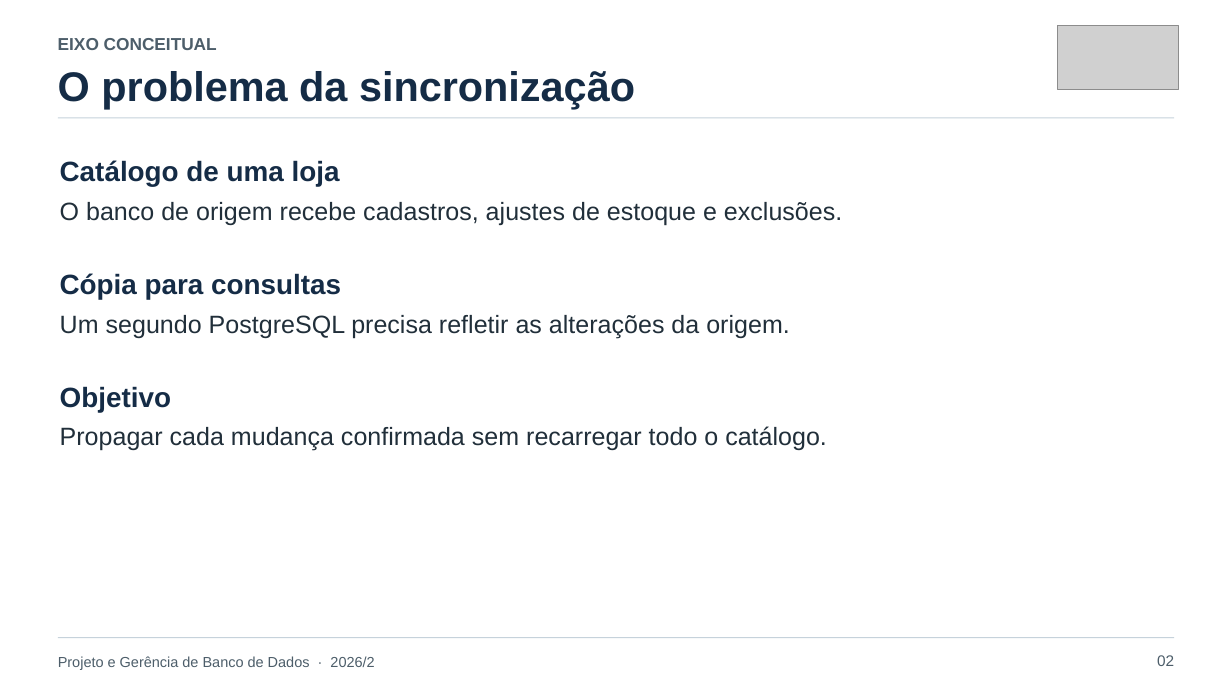
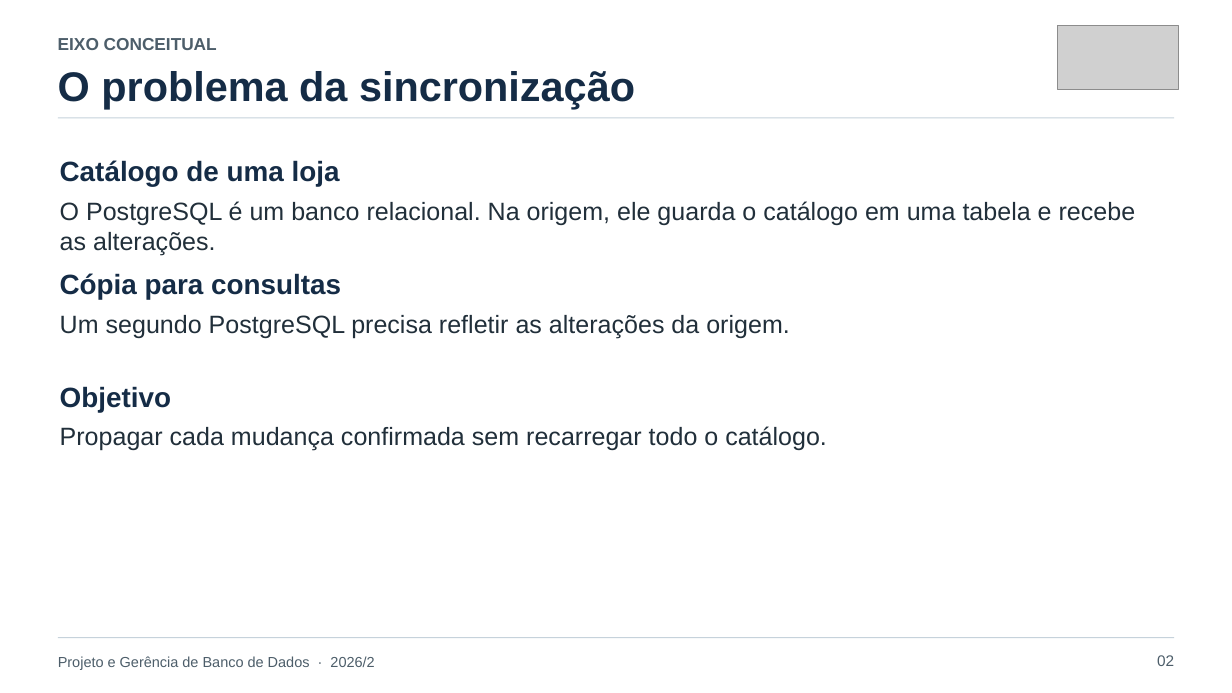
Before and after one commit to lucassbertol/debezium-pgbd, a slide deck: slide 2 of apresentacao/CDC-com-Debezium-e-PostgreSQL.pptx. Drawn at 1232x693 pixels with LibreOffice and Linux fonts; fonts in the diff are those of the drawing; grey boxes stand for pictures. Boxes give left, top, right and bottom in pixels: in the first picture for what was removed or moved away, otherwise in the second. Text is boxed around its words. In the diff, an @@ line names an element or a change of style, - is before the commit and + after.

```diff
--- a/apresentacao/CDC-com-Debezium-e-PostgreSQL.pptx
+++ b/apresentacao/CDC-com-Debezium-e-PostgreSQL.pptx
@@ text at [60, 201, 1136, 256]: text changed @@
-O banco de origem recebe cadastros, ajustes de estoque e exclusões.
+O PostgreSQL é um banco relacional. Na origem, ele guarda o catálogo em uma tabela e recebe as alterações.
```
Also in this commit, not shown: 10 other slides changed, 2 slides added, 2 other files.
